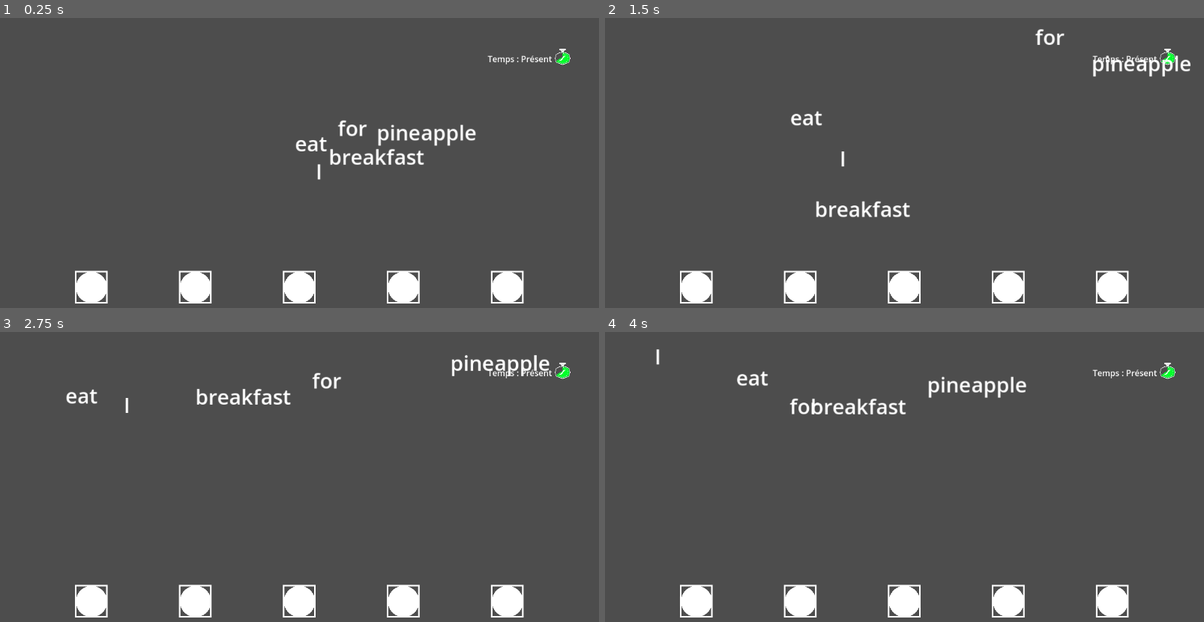
Above: before the commit, frames 1-4 (two rows, left to right).
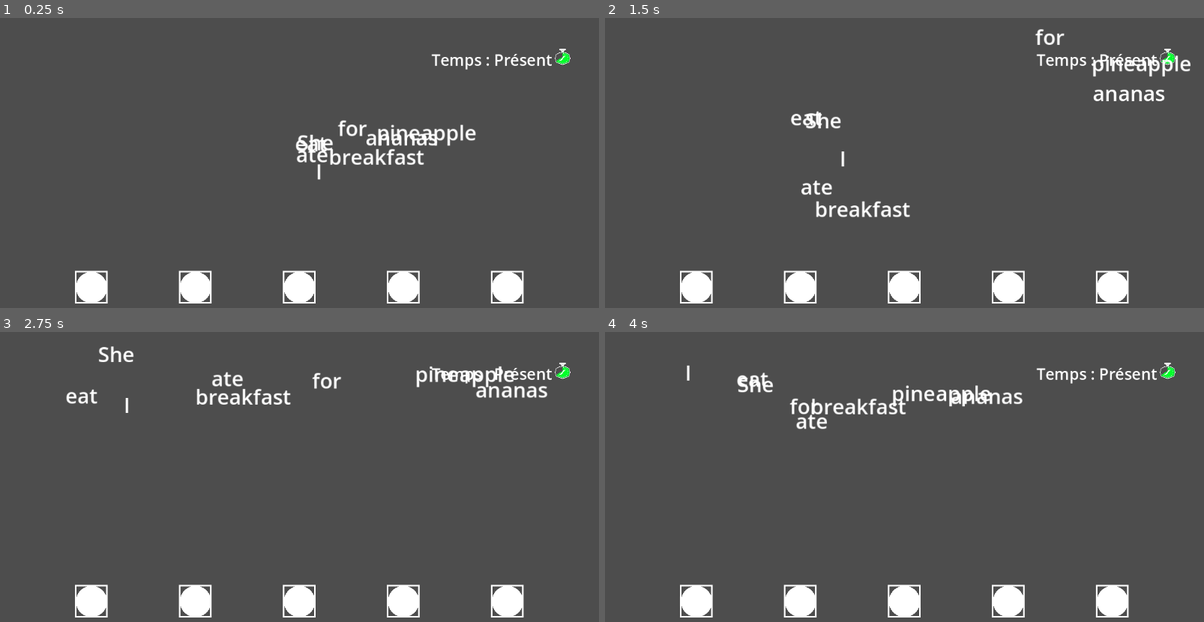
Above: after the commit, the same moments.

Repository: library-rat/Learning_english_fast_version
Game: Godot game, scene res://main_scene.tscn
The game is run twice, just before and just after one commit, with the same random seed, the same clock (stepped at 60 frames per second) and the same inputs.
Inputs (mouse positions are in pixels of both pictures, inside the frame that each line leads up to):
- Up to frame 1 (0.25 s): no input
- Up to frame 2 (1.5 s): move the mouse to (1036, 168) at 0.52 s; click (1036, 168) at 0.6 s; drag from (784, 203) to (910, 116) at 1.27 s
- Up to frame 3 (2.75 s): move the mouse to (359, 424) at 2.02 s; click (359, 424) at 2.1 s
- Up to frame 4 (4 s): drag from (874, 566) to (724, 450) at 2.77 s; move the mouse to (1084, 549) at 3.52 s; click (1084, 549) at 3.6 s

The runs differ from the first frame. In frame 1, 0.9% of the frame differs, in the area x 49-93%, y 12-50%; in frame 2, 0.9%; in frame 3, 1.6%; in frame 4, 1.8%, in the area x 8-93%, y 5-34%.

Commit message:
adding first part of trap word empty window displayed

Diff:
--- a/MarqueurTemps.tscn
+++ b/MarqueurTemps.tscn
@@ -1,8 +1,11 @@
-[gd_scene load_steps=4 format=3 uid="uid://dfw1m1ew6kyg0"]
+[gd_scene load_steps=5 format=3 uid="uid://dfw1m1ew6kyg0"]
 
 [ext_resource type="Script" path="res://MarqueurTemps.gd" id="1_7ydon"]
 [ext_resource type="Texture2D" uid="uid://bivcu7ai4587i" path="res://assets/Chrono_outside.png" id="2_i0ggk"]
 [ext_resource type="Texture2D" uid="uid://xj1plldkw7op" path="res://assets/Chrono_inside.png" id="3_4fpyx"]
+
+[sub_resource type="LabelSettings" id="LabelSettings_w5kn2"]
+font_size = 30
 
 [node name="MarqueurTemps" type="HBoxContainer"]
 anchors_preset = 1
@@ -18,6 +21,7 @@
 [node name="Label" type="Label" parent="."]
 layout_mode = 2
 text = "Temps : "
+label_settings = SubResource("LabelSettings_w5kn2")
 
 [node name="Horloge" type="TextureProgressBar" parent="."]
 layout_mode = 2
--- /dev/null
+++ b/Trap_trajectory.gd
@@ -0,0 +1,16 @@
+extends Word_Trajectory
+class_name Trap_Trajectory
+
+var message : String
+
+func set_message (text : String):
+	$Follower/Dragable_Word.message = text
+# Called when the node enters the scene tree for the first time.
+func _ready():
+	super._ready()
+	$Follower/Dragable_Word.add_to_group("Trap")
+
+
+# Called every frame. 'delta' is the elapsed time since the previous frame.
+func _process(delta):
+	pass
--- a/guess_manager.gd
+++ b/guess_manager.gd
@@ -2,13 +2,17 @@
 
 var guess_word = preload("res://guess_word.tscn")
 var guess_phrase = "I eat pineapple for breakfast"
+var trap_words = [["ate", "C'est du passé LOSER"],["ananas", "Ananas n'est pas transparent"],["She", "Aucun verbe ne corresp"]]
 var guess_nodes = []
 signal list_of_word(list)
+signal trap_list(list)
+signal trap_answer(text :String)
 var ecart : int = 200
 # Called when the node enters the scene tree for the first time.
 func _enter_tree():
 	var list_word = guess_phrase.split(" ")
 	list_of_word.emit(list_word)
+	trap_list.emit(trap_words)
 	var screen_size = get_viewport().get_visible_rect().size.x
 	for i in range(list_word.size()) :
 		var new_guess =  guess_word.instantiate()
@@ -22,10 +26,10 @@
 func _process(delta):
 	pass
 
-func set_word(guess :Node2D, word : String):
-	var index = guess_nodes.find(guess)
-	if index == -1 :
-		printerr("What is wrong with that guess ?")
+func set_word(new_word : Node):
+	if new_word.is_in_group("Trap"):
+		trap_answer.emit(new_word.message)
+		print("bloup")
 	var list_word = guess_phrase.split(" ")
 	for i in range(list_word.size()) :
 		if list_word[i] != guess_nodes[i].word :
--- a/guess_word.gd
+++ b/guess_word.gd
@@ -3,7 +3,7 @@
 var distancemin: int =  30
 var drag_word : Dragable_Word
 var word : String
-signal new_word_set(node, word)
+signal new_word_set(node :Node)
 # Called when the node enters the scene tree for the first time.
 func _ready():
 	pass
@@ -22,7 +22,7 @@
 		drag_word.start()
 	drag_word = new_word
 	word = drag_word.text
-	new_word_set.emit(self, word)
+	new_word_set.emit((new_word as Node))
 	drag_word.stop()
 	drag_word.connect("start_moving", clean_word)
 	queue_redraw()
--- a/main_scene.gd
+++ b/main_scene.gd
@@ -1,7 +1,9 @@
 extends Node
 
 var word_scene = load("res://word_trajectory.tscn")
+var trap_scene = load("res://trap_trajectory.tscn")
 var word_list
+var trap_list
 # Called when the node enters the scene tree for the first time.
 func _ready():
 	$UI/MarqueurTemps.set_time("Présent")
@@ -9,7 +11,10 @@
 		var new_word = word_scene.instantiate()
 		new_word.assign_word(word)
 		add_child(new_word)
-
+	for trap in trap_list :
+		var new_word = trap_scene.instantiate()
+		new_word.assign_word(trap[0])
+		add_child(new_word)
 
 
 # Called every frame. 'delta' is the elapsed time since the previous frame.
@@ -19,3 +24,11 @@
 
 func _on_guess_manager_list_of_word(list):
 	word_list = list
+
+
+func _on_guess_manager_trap_list(list):
+	trap_list = list
+
+
+func _on_guess_manager_trap_answer(text):
+	$UI.open_error_window(text)
--- a/main_scene.tscn
+++ b/main_scene.tscn
@@ -27,3 +27,5 @@
 
 [connection signal="body_exited" from="WordRestArea" to="WordRestArea" method="_on_body_exited"]
 [connection signal="list_of_word" from="Guess_Manager" to="." method="_on_guess_manager_list_of_word"]
+[connection signal="trap_answer" from="Guess_Manager" to="." method="_on_guess_manager_trap_answer"]
+[connection signal="trap_list" from="Guess_Manager" to="." method="_on_guess_manager_trap_list"]
--- /dev/null
+++ b/trap_trajectory.tscn
@@ -0,0 +1,11 @@
+[gd_scene load_steps=4 format=3 uid="uid://bjy46bs7ebuua"]
+
+[ext_resource type="PackedScene" uid="uid://b6ua6x457scph" path="res://word_trajectory.tscn" id="1_235aa"]
+[ext_resource type="Script" path="res://Trap_trajectory.gd" id="2_d6pks"]
+[ext_resource type="Script" path="res://trap_word.gd" id="3_wuka4"]
+
+[node name="Trap_trajectory" instance=ExtResource("1_235aa")]
+script = ExtResource("2_d6pks")
+
+[node name="Dragable_Word" parent="Follower" index="0"]
+script = ExtResource("3_wuka4")
--- /dev/null
+++ b/trap_word.gd
@@ -0,0 +1,4 @@
+extends Dragable_Word
+class_name Trap_Word
+
+var message : String
--- /dev/null
+++ b/ui.gd
@@ -0,0 +1,18 @@
+extends Control
+
+func open_error_window(text: String):
+	$ErrorWindow/Label.text = text
+	$ErrorWindow.visible = true
+
+# Called when the node enters the scene tree for the first time.
+func _ready():
+	pass # Replace with function body.
+
+
+# Called every frame. 'delta' is the elapsed time since the previous frame.
+func _process(delta):
+	pass
+
+
+func _on_button_pressed():
+	$ErrorWindow.visible = false
--- a/ui.tscn
+++ b/ui.tscn
@@ -1,6 +1,10 @@
-[gd_scene load_steps=2 format=3 uid="uid://dsk550tvjvbjk"]
+[gd_scene load_steps=4 format=3 uid="uid://dsk550tvjvbjk"]
 
+[ext_resource type="Script" path="res://ui.gd" id="1_d53wd"]
 [ext_resource type="PackedScene" uid="uid://dfw1m1ew6kyg0" path="res://MarqueurTemps.tscn" id="1_n18pa"]
+
+[sub_resource type="LabelSettings" id="LabelSettings_00yns"]
+font_size = 24
 
 [node name="UI" type="Control"]
 layout_mode = 3
@@ -9,6 +13,7 @@
 anchor_bottom = 1.0
 grow_horizontal = 2
 grow_vertical = 2
+script = ExtResource("1_d53wd")
 
 [node name="MarqueurTemps" parent="." instance=ExtResource("1_n18pa")]
 layout_mode = 1
@@ -16,3 +21,35 @@
 offset_top = 59.0
 offset_right = -54.0
 offset_bottom = 99.0
+
+[node name="ErrorWindow" type="Panel" parent="."]
+visible = false
+custom_minimum_size = Vector2(500, 300)
+layout_mode = 2
+offset_left = 326.0
+offset_top = 174.0
+offset_right = 826.0
+offset_bottom = 474.0
+
+[node name="Label" type="Label" parent="ErrorWindow"]
+layout_mode = 1
+anchors_preset = 10
+anchor_right = 1.0
+offset_left = 50.0
+offset_top = 50.0
+offset_right = -50.0
+offset_bottom = 200.0
+grow_horizontal = 2
+label_settings = SubResource("LabelSettings_00yns")
+horizontal_alignment = 1
+autowrap_mode = 2
+
+[node name="Button" type="Button" parent="ErrorWindow"]
+layout_mode = 0
+offset_left = 150.0
+offset_top = 225.0
+offset_right = 350.0
+offset_bottom = 275.0
+text = "Fermer"
+
+[connection signal="pressed" from="ErrorWindow/Button" to="." method="_on_button_pressed"]
--- a/word_trajectory.gd
+++ b/word_trajectory.gd
@@ -1,5 +1,5 @@
 extends Path2D
-
+class_name Word_Trajectory
 @onready var Dragable_word : Dragable_Word = $Follower/Dragable_Word
 var is_stopped: bool = false
 # Called when the node enters the scene tree for the first time.
